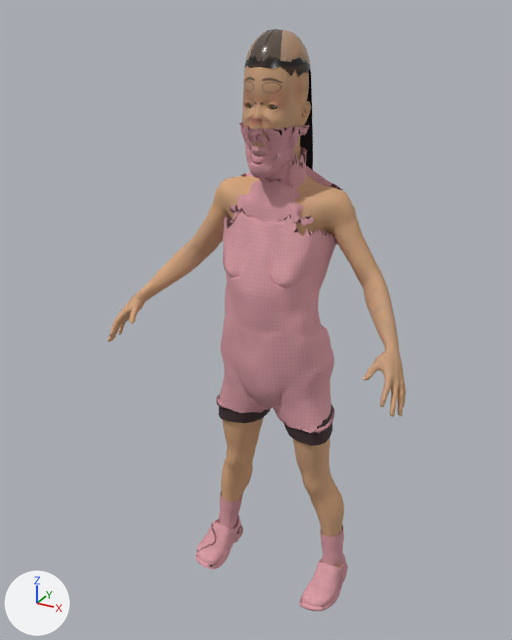
The glTF model studio/public/assets/characters/char.anak-perempuan/char.anak-perempuan.glb as it was, and as the next commit left it.
One viewpoint serves both versions: a 50 mm lens placed at (0.572, -1.148, 1.154), pointed at (-0.031, -0.053, 0.607). Every picture has the same lights, and +X, +Y and +Z are marked at lower left. The first picture is the older version. Vertices at exactly the same position are counted once.

Names of what the first picture shows: 'char.anak-perempuan-mesh'.
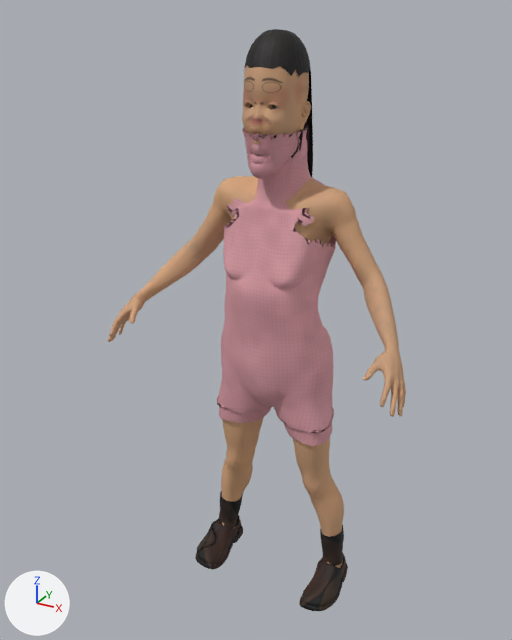
Changed parts and their boxes [x1, y1, x2, y2] in the pictures (512 x 640 px; the box of a moved part takes in the faces that stretch with it):
'char.anak-perempuan-mesh', surface changed, reshaped
    both: [108, 29, 406, 611]
part 1 of me_char_anak_perempuan, added (mostly hidden)
    after: [291, 125, 310, 158]
part 2 of me_char_anak_perempuan, moved or reshaped
    before: [217, 122, 343, 446]
    after: [217, 127, 336, 446]

What changed in the scene script:
```text
Change mat_cloth_shorts:
    where n2 = _N.new('ShaderNodeTexImage'); n2.name = 'Image Texture'
    n2.image: img_tex6 -> img_tex9
    where n4 = _N.new('ShaderNodeTexImage'); n4.name = 'Image Texture.001'
    n4.image: img_tex7 -> img_tex10
    where n6 = _N.new('ShaderNodeTexImage'); n6.name = 'Image Texture.002'
    n6.image: img_tex8 -> img_tex11
Change mat_cloth_shoes01:
    where n2 = _N.new('ShaderNodeTexImage'); n2.name = 'Image Texture'
    n2.image: img_tex9 -> img_tex12
    where n4 = _N.new('ShaderNodeTexImage'); n4.name = 'Image Texture.001'
    n4.image: img_tex10 -> img_tex13
    where n6 = _N.new('ShaderNodeTexImage'); n6.name = 'Image Texture.002'
    n6.image: img_tex11 -> img_tex14
Change mat_hair:
    where n4 = _N.new('ShaderNodeTexImage'); n4.name = 'Image Texture'
    n4.image: img_tex24 -> img_tex27
    where n7 = _N.new('ShaderNodeTexImage'); n7.name = 'Image Texture.001'
    n7.image: img_tex25 -> img_tex28
    where n9 = _N.new('ShaderNodeTexImage'); n9.name = 'Image Texture.002'
    n9.image: img_tex26 -> img_tex29
Add mat_cloth_tunic_trim:
    mat_cloth_tunic_trim = bpy.data.materials.new('cloth-tunic-trim')
    # uses the picture img_tex6
    # uses the picture img_tex7
    # uses the picture img_tex8
Change me_char_anak_perempuan:
    used by ob_char_anak_perempuan_mesh; location = (0.0, 0.0, 0.0)
    remove me_char_anak_perempuan.from_pydata(...)  # 21342 vertices, 41667 faces; spans x -0.3..0.3, y -0.195..0.075, z -0.005..1.124
    add me_char_anak_perempuan.from_pydata(...)  # 21419 vertices, 41608 faces; spans x -0.3..0.3, y -0.195..0.076, z -0.005..1.124
    me_char_anak_perempuan part 1: a new loose piece of 278 vertices spanning x -0.053..0.053, y -0.065..0.025, z 0.921..0.969, in mat_cloth_tunic_trim
    me_char_anak_perempuan part 2: 72 vertices moved within x -0.122..0.122, y -0.11..0.053, z 0.374..0.966; 4488 vertices removed from x -0.126..0.126, y -0.128..0.075, z 0.374..0.975; 4287 vertices added at x -0.125..0.125, y -0.121..0.076, z 0.374..0.966
    add me_char_anak_perempuan.materials.append(mat_cloth_tunic_trim)
```
